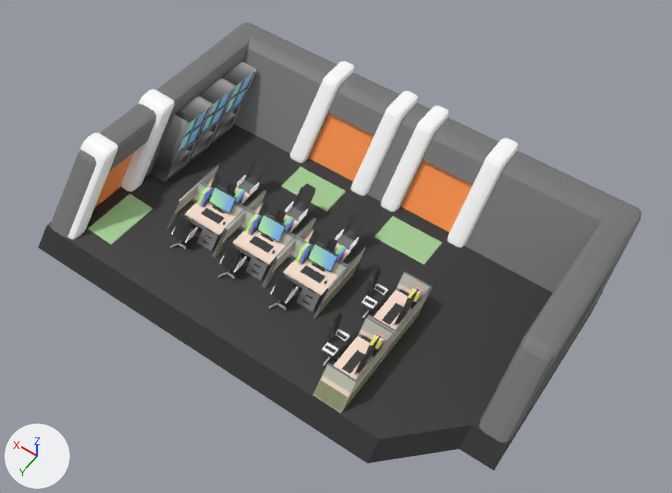
The FBX model Assets/Element/Resources/3D Object/SceneObj/3F_v3.fbx as it was, and as the next commit left it.
One viewpoint serves both versions: a camera (50 mm lens) standing at (-14.6, 20.1, 36.3) and looking at (1.9, -3.1, 0.0). Lighting does not change. The marker at lower left points along +X, +Y and +Z. The older version comes first. Where no turn or scale is listed for an object, it has been applied to the vertices. Vertices at exactly the same position are counted once.
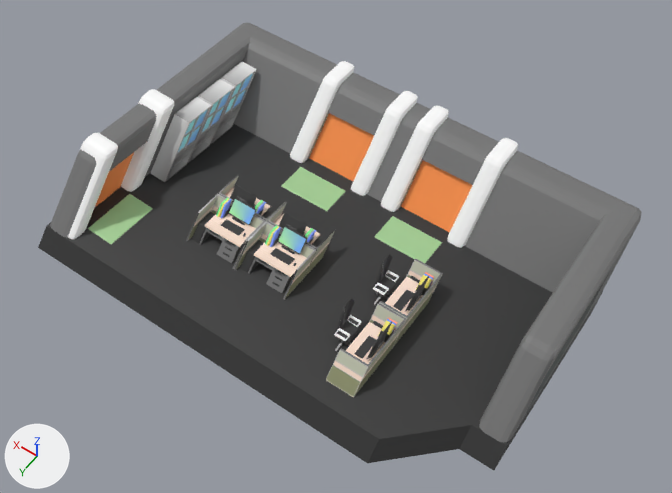
The change, as JSON lines over the scene's bpy script:
```json
{"block": "me_cube_006", "where": "me_cube_006.from_pydata(...)  # 444 vertices, 417 faces; spans x 11.06..12.35, y -8.64..-1.04, z 0.43..2.8"}
{"block": "me_cube_006", "where": "# used by ob_cube_003; location = (0.0, 0.0, 0.0)"}
{"block": "me_cube_006", "where": "# verts and faces of me_cube_006; kept vertices keep their numbers, new ones are numbered from 444"}
{"block": "me_cube_006", "where": "# before: 12 (11.35, -5.65, 1.44), 13 (11.28, -7.17, 1.44), 26 (11.06, -7.16, 1.44) at pixel (241, 103), 29 (11.13, -5.64, 1.44) at pixel (222, 118), 160 (11.44, -3.88, 1.44)"}
{"block": "me_cube_006", "where": "# before: 161 (11.36, -5.41, 1.44), 174 (11.14, -5.4, 1.44) at pixel (219, 121), 177 (11.22, -3.87, 1.44) at pixel (199, 137), 308 (11.52, -2.12, 1.44) at pixel (172, 154), 309 (11.45, -3.64, 1.44)"}
{"block": "me_cube_006", "where": "# before: 322 (11.23, -3.63, 1.44) at pixel (196, 139), 325 (11.3, -2.11, 1.44) at pixel (175, 156)"}
{"block": "me_cube_006", "change": "me_cube_006 part 1"}
{"op": "add", "block": "me_cube_006", "code": "delete_faces([(12, 13, 26, 29), (160, 161, 174, 177), (308, 309, 322, 325)])"}
{"op": "add", "block": "me_cube_006", "code": "faces += [(12, 29, 26, 13), (160, 177, 174, 161), (308, 325, 322, 309)]"}
{"block": "me_cube_006", "change": "me_cube_006 part 2: 135 kept faces spanning x 11.06..12.35, y -8.64..-1.04, z 0.43..2.8 get new texture (UV) coordinates"}
{"block": "me_cube_004", "where": "# used by ob_cube_001; location = (7.95, 0.88, 0.0)"}
{"op": "remove", "block": "me_cube_004", "code": "me_cube_004.from_pydata(...)  # 3042 vertices, 2886 faces; spans x -7.89..1.26, y -5.24..1.16, z 0.33..1.8"}
{"op": "add", "block": "me_cube_004", "code": "me_cube_004.from_pydata(...)  # 1244 vertices, 1184 faces; spans x -7.89..-1.8, y -3.87..0.28, z 0.33..1.8"}
{"block": "me_cube_004", "change": "me_cube_004 part 3: 68 loose pieces with 1786 vertices, spanning x -7.16..1.26, y -5.24..1.16, z 0.33..1.8, are deleted"}
{"block": "me_cube_004", "change": "me_cube_004 part 4: 6 vertices removed from x -7.31..-5.45, y -2.45..-1.8, z 1.21..1.8"}
{"block": "me_cube_004", "change": "me_cube_004 part 5: 3 vertices removed from x -4.24..-3.73, y -2.45..-1.8, z 1.21..1.8"}
{"block": "me_cube_004", "change": "me_cube_004 part 6: 3 vertices removed from x -2.9..-2.39, y -2.45..-1.8, z 1.21..1.8"}
{"op": "set", "path": "ob_cube_002.location", "old": "(-1.75, 1.81, 0.0)", "new": "(-1.75, 0.88, 0.0)"}
{"op": "set", "path": "ob_cube_001.location", "old": "(7.95, 0.88, 0.0)", "new": "(9.74, 0.88, 0.0)"}
```

What differs and where, as boxes [x1, y1, x2, y2] in the pictures (672 x 493 px; the box of a moved part takes in the faces that stretch with it):
```json
{"object": "Cube.001", "change": "reshaped, moved", "before": [167, 157, 367, 318], "after": [186, 175, 336, 300], "on screen": "25% narrower, 22% shorter"}
{"object": "Cube.002", "change": "moved", "before": [313, 266, 432, 413], "after": [326, 253, 443, 397]}
{"part": 1, "of": "me_cube_006", "change": "moved or reshaped", "before": [176, 104, 240, 156], "after": [176, 104, 240, 156]}
{"part": 2, "of": "me_cube_006", "change": "surface changed", "before": [151, 62, 256, 182], "after": [151, 62, 256, 182], "on screen": "lighter"}
{"part": 3, "of": "me_cube_004", "change": "deleted", "before": [167, 157, 367, 311]}
{"part": 4, "of": "me_cube_004", "change": "deleted", "before": [308, 229, 337, 264]}
{"part": 5, "of": "me_cube_004", "change": "deleted", "before": [275, 213, 286, 241]}
{"part": 6, "of": "me_cube_004", "change": "deleted", "before": [258, 202, 266, 216]}
```
